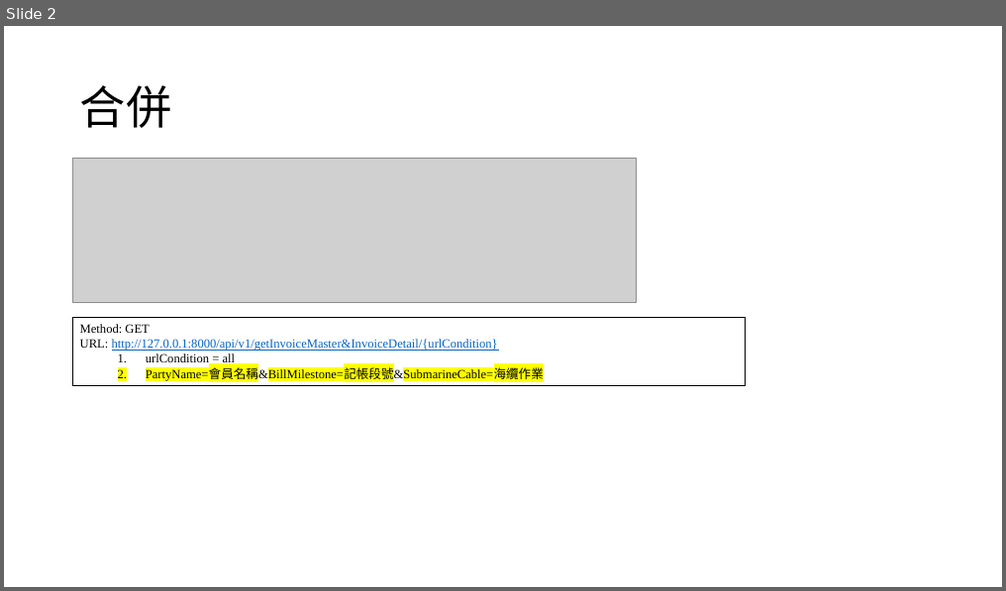
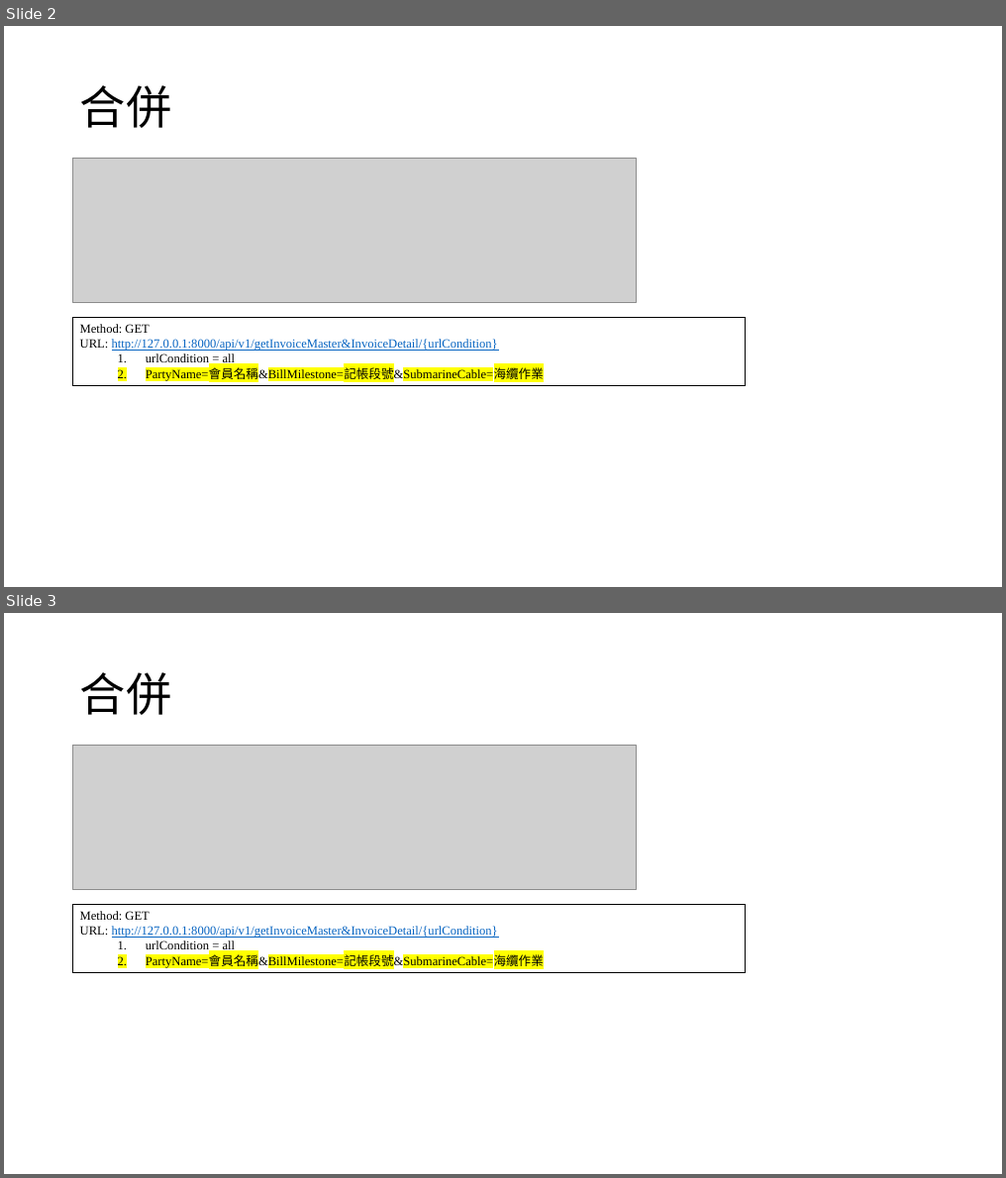
Before and after one commit to appletime81/cbp-sys-api, a slide deck: CBP專案/API Document/產製帳單&帳單明細檔API.pptx. Shown one above the other, each under a label of ours: slide 2 before the commit, slides 2 and 3 after it. The pictures are 1006x591 and 1006x1178 pixels, drawn with LibreOffice and Linux fonts; fonts in the diff are those of the drawing; grey boxes stand for pictures. Boxes give left, top, right and bottom in pixels: in the first picture for what was removed or moved away, otherwise in the second. Text is boxed around its words. In the diff, an @@ line names an element or a change of style, - is before the commit and + after.

```diff
--- a/CBP專案/API Document/產製帳單&帳單明細檔API.pptx
+++ b/CBP專案/API Document/產製帳單&帳單明細檔API.pptx
@@ slide 3 added at <box>4,613,1002,1174</box>, background #FFFFFF @@
@@ title added at <box>80,672,171,715</box>, 44 pt, text #000000 @@
+合併
@@ picture added at <box>73,745,637,890</box> @@
@@ rectangle added at <box>73,904,746,972</box>, outline #000000 0.75 pt, 12 pt, text #000000 @@
+Method: GET
+URL: http://127.0.0.1:8000/api/v1/getInvoiceMaster&InvoiceDetail/{urlCondition}
+  1. urlCondition = all
+  2. PartyName=會員名稱&BillMilestone=記帳段號&SubmarineCable=海纜作業
```
Also in this commit, not shown: 9 other files.
